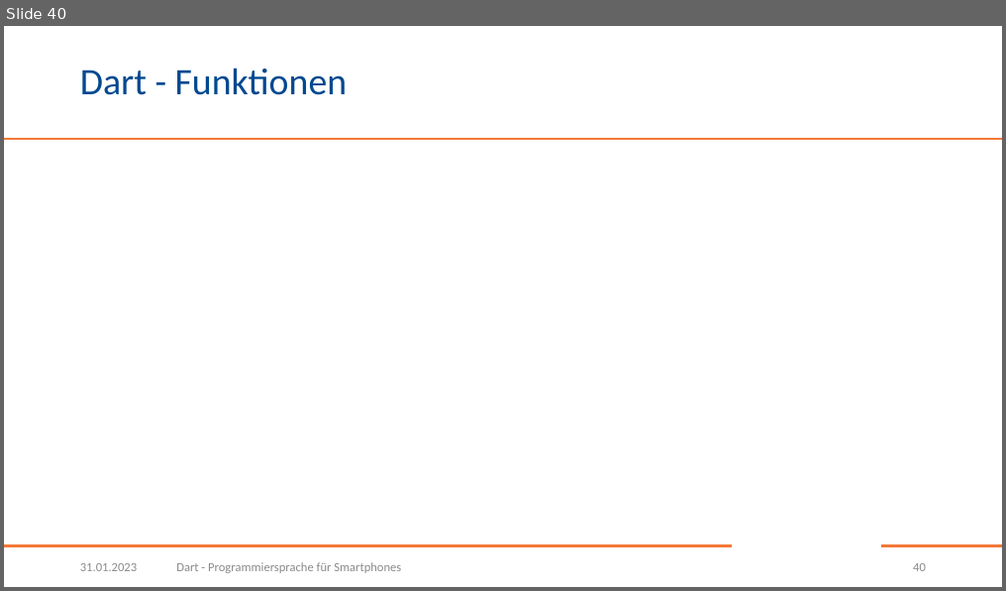
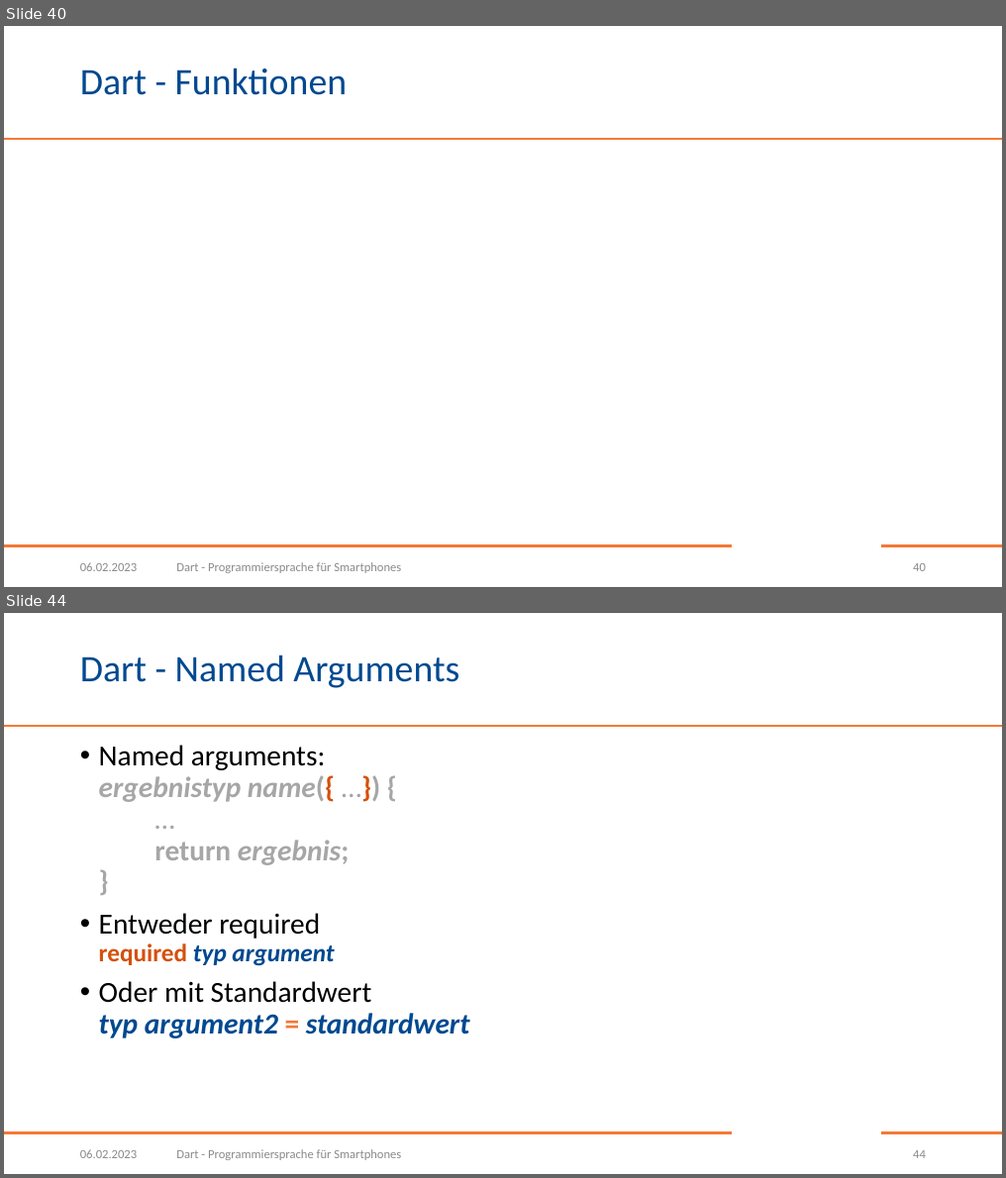
Before and after one commit to BogyMitutoyoCTL/DecisionMakingApp, a slide deck: presentations/Dart.pptx. Shown one above the other, each under a label of ours: slide 40 before the commit, slides 40 and 44 after it; the slides between them are not shown. The pictures are 1006x591 and 1006x1178 pixels, drawn with LibreOffice and Linux fonts; fonts in the diff are those of the drawing; grey boxes stand for pictures; background and template pictures are left out. Boxes give left, top, right and bottom in pixels: in the first picture for what was removed or moved away, otherwise in the second. Text is boxed around its words. In the diff, an @@ line names an element or a change of style, - is before the commit and + after.

Commit message:
Nächste Themen: Named Arguments und Scope

```diff
--- a/presentations/Dart.pptx
+++ b/presentations/Dart.pptx
@@ slide 44 added at [4, 613, 1002, 1174], background #FFFFFF; not listed: 3 template elements that a slide beside it also shows @@
@@ title added at [80, 655, 459, 688], 36 pt, text #004990 @@
+Dart - Named Arguments
@@ text added at [99, 745, 470, 1039], 28 pt, text #000000, bold @@
+• Named arguments:
+  ergebnistyp name({ …}) {
+  …
+  return ergebnis;
+  }
+• Entweder required
+  required typ argument
+• Oder mit Standardwert
+  typ argument2 = standardwert
@@ text added at [80, 1150, 137, 1158], 12 pt, text #8C8C8C @@
+06.02.2023
@@ text added at [176, 1150, 401, 1160], 12 pt, text #8C8C8C @@
+Dart - Programmiersprache für Smartphones
@@ page number added at [913, 1151, 926, 1158], 12 pt, text #8C8C8C @@
+44
@@ slide 40 changed as well @@
@@ text at [80, 563, 137, 571]: text changed @@
-31.01.2023
+06.02.2023
```
Also in this commit, not shown: 39 other slides changed, 10 other slides added.
